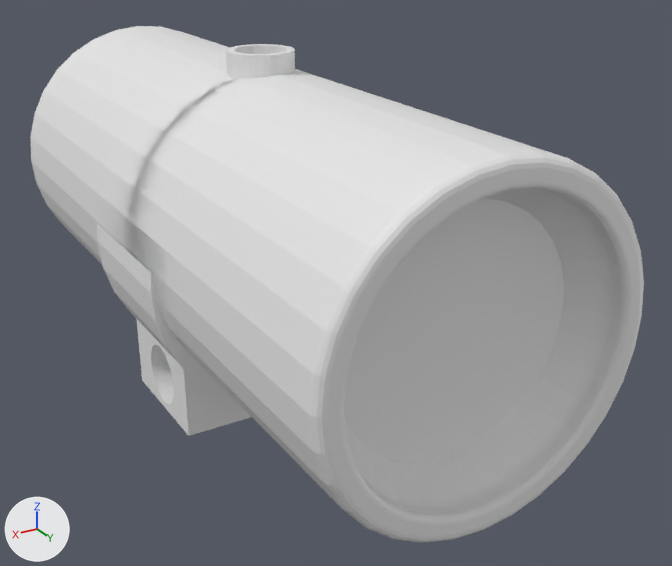
An edit to the Blender file VR_EDU/scenes/models/datchik.blend, drawn before and after from the same camera.
Rendered twice from a 50 mm lens placed at (2.67, 5.29, 2.08), pointed at (-0.3, 0.34, -0.39). Arrows for +X, +Y and +Z are at lower left; the lights stay in place. Materials are left out; every surface is plain grey.

Objects in the first picture: 'Cube', 'Cylinder.003', 'Glass', 'Крышка'.
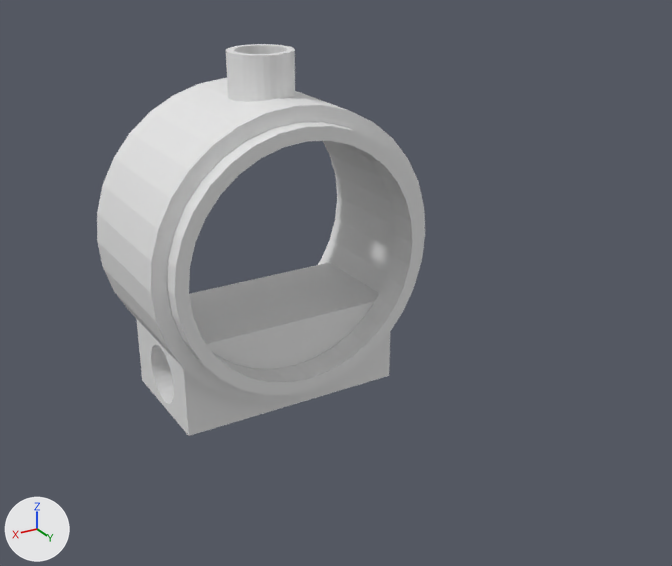
Location of each change, (x1, y1, x2, y2) in pixels of the pictures (672 x 566 px):
'Крышка', hidden: before (30, 26, 644, 543)
'Glass', hidden: before (344, 198, 563, 464)
'Cylinder.003', hidden: before (97, 71, 367, 311)
'Cube', unchanged, uncovered by the edit: before (97, 44, 295, 436); after (97, 44, 425, 436)

The change, as a diff of the scene's bpy script:
```diff
--- a/VR_EDU/scenes/models/datchik.blend.py
+++ b/VR_EDU/scenes/models/datchik.blend.py
@@ ob_крышка @@
 ob_крышка.location = (0.0, 0.0, 0.0)
+ob_крышка.hide_set(True)
@@ ob_glass @@
 ob_glass.location = (0.0, 0.0, 0.0)
+ob_glass.hide_set(True)
@@ ob_cylinder_003 @@
 ob_cylinder_003.scale = (1.0, 1.0, 0.619)
+ob_cylinder_003.hide_set(True)
```
